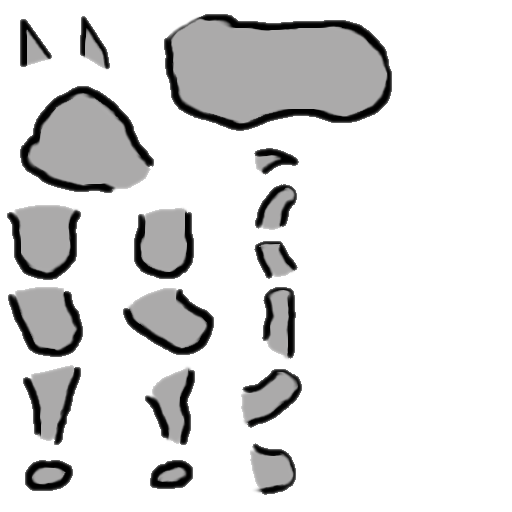
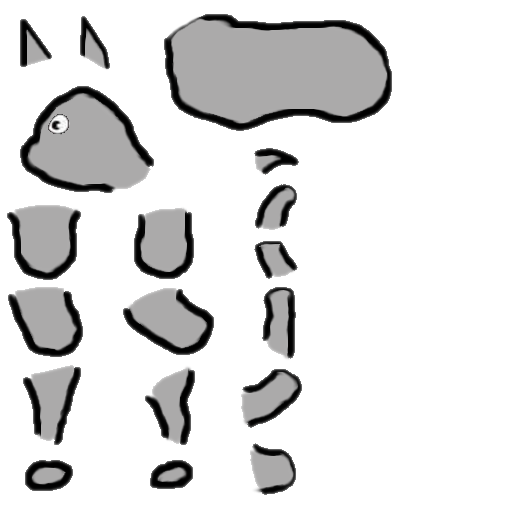
Before/after of a (512, 512) layered artwork. What changed in the layer stack:
added layer "Eye" above "FinalGris" over [left=46, top=114, right=69, bottom=135]
painted on "FinalGris" over [left=51, top=117, right=70, bottom=132]
